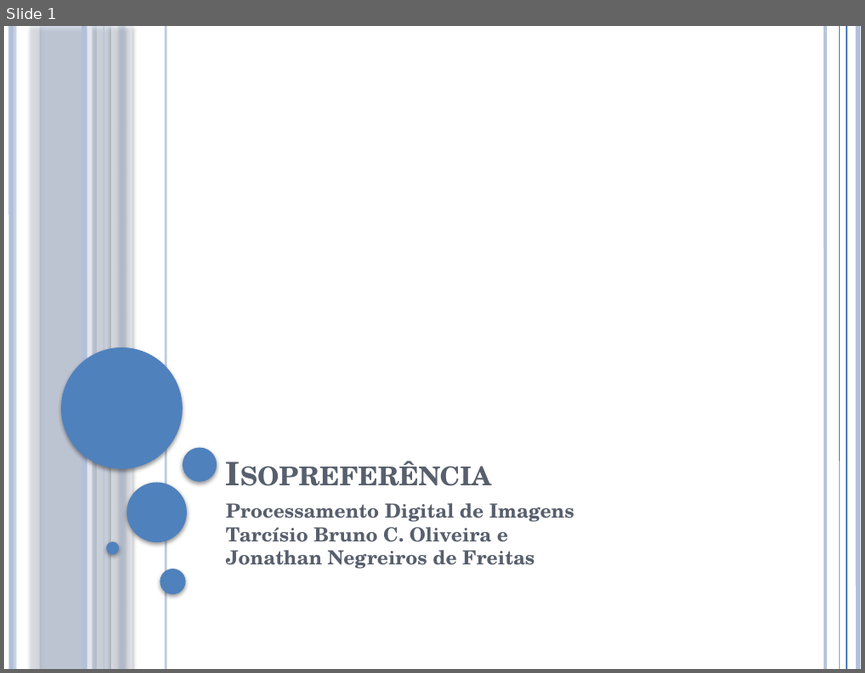
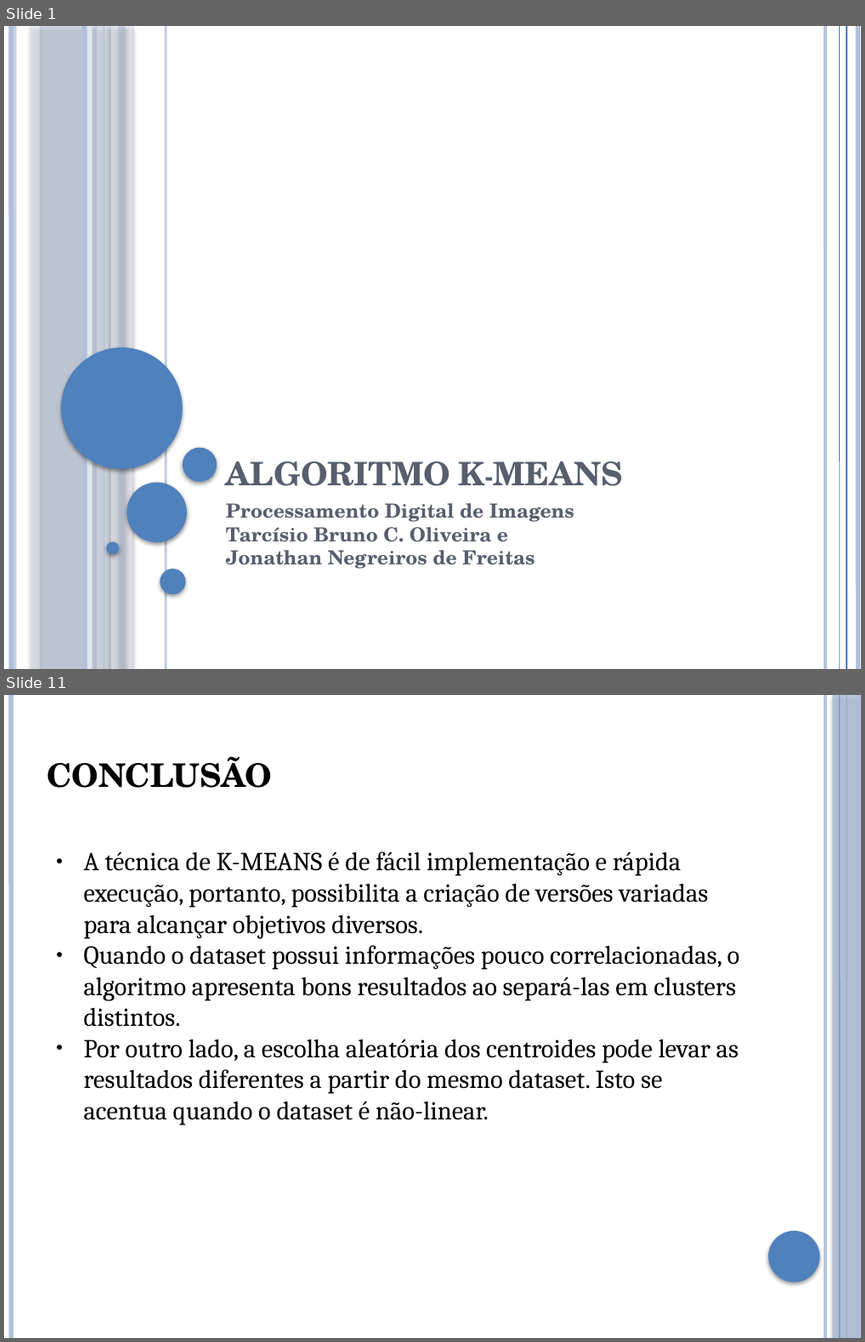
Before and after one commit to brunoliveira8/pdi, a slide deck: trabalho 4/apresentacao.pptx. Shown one above the other, each under a label of ours: slide 1 before the commit, slides 1 and 11 after it; the slides between them are not shown. The pictures are 865x673 and 865x1342 pixels, drawn with LibreOffice and Linux fonts; fonts in the diff are those of the drawing. Boxes give left, top, right and bottom in pixels: in the first picture for what was removed or moved away, otherwise in the second. Text is boxed around its words. In the diff, an @@ line names an element or a change of style, - is before the commit and + after.

```diff
--- a/trabalho 4/apresentacao.pptx
+++ b/trabalho 4/apresentacao.pptx
@@ slide 11 added at (4, 695, 861, 1338), background #FFFFFF; not listed: 3 template elements that a slide beside it also shows @@
@@ line added from (825, 695) to (826, 1338), #B3C1DB 3 pt @@
@@ rectangle added at (833, 695, 861, 1338), fill #B3C1DB at 87% opacity @@
@@ text added at (46, 756, 272, 788), 30 pt, text #000000, bold @@
+CONCLUSÃO
@@ text added at (84, 851, 740, 1125), 24 pt, text #000000 @@
+● A técnica de K-MEANS é de fácil implementação e rápida execução, portanto, possibilita a criação de versões variadas para alcançar objetivos diversos.
+● Quando o dataset possui informações pouco correlacionadas, o algoritmo apresenta bons resultados ao separá-las em clusters distintos.
+● Por outro lado, a escolha aleatória dos centroides pode levar as resultados diferentes a partir do mesmo dataset. Isto se acentua quando o dataset é não-linear.
@@ ellipse added at (768, 1231, 820, 1282), fill #4F81BD @@
@@ slide 1 changed as well @@
@@ text at (226, 461, 623, 486): text changed @@
-Isopreferência
+ALGORITMO K-MEANS
```
Also in this commit, not shown: 10 other slides added, 1 slide removed.
